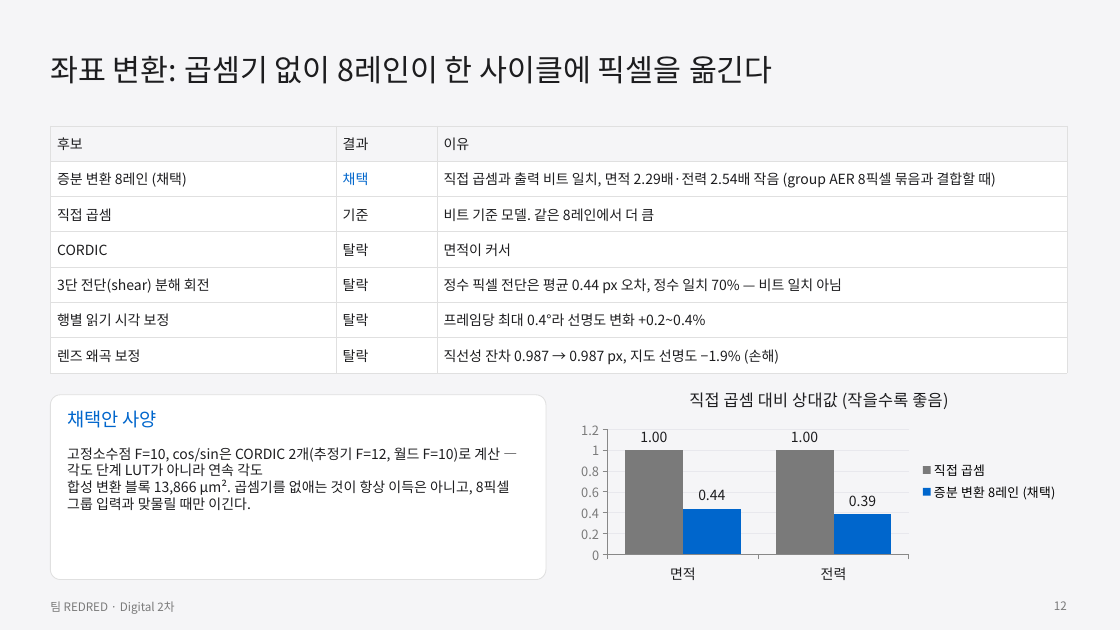
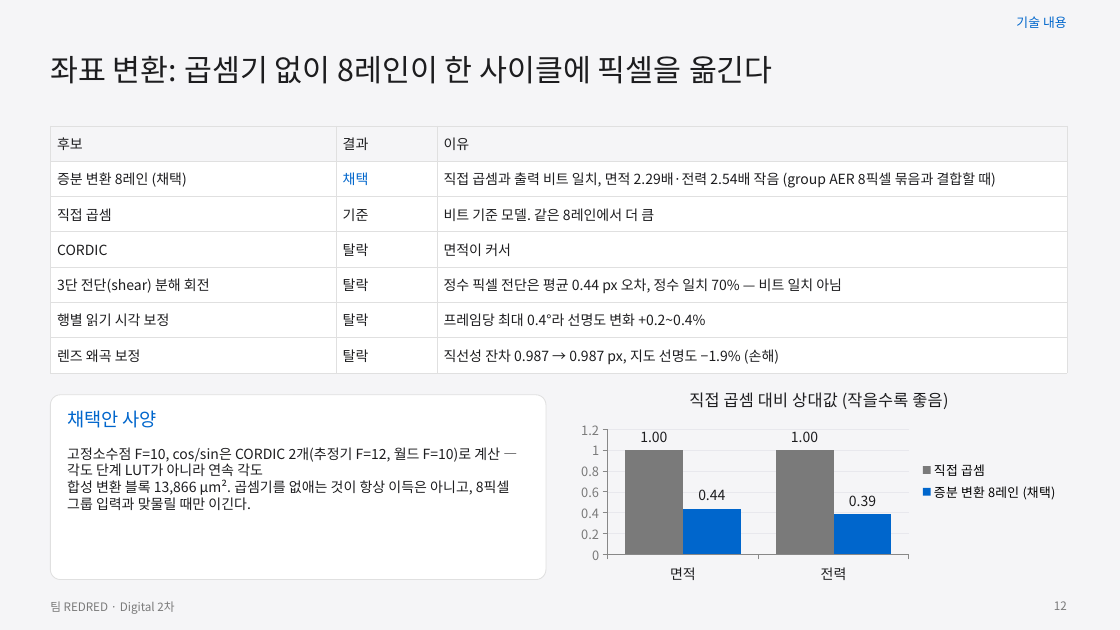
Before and after one commit to GangHeeJo/AI-SEMI, a slide deck: slide 12 of submission/REDRED_2차_발표자료_칩S.pptx. Drawn at 1120x630 pixels with LibreOffice and Linux fonts; fonts in the diff are those of the drawing. Boxes give left, top, right and bottom in pixels: in the first picture for what was removed or moved away, otherwise in the second. Text is boxed around its words. In the diff, an @@ line names an element or a change of style, - is before the commit and + after.

```diff
--- a/submission/REDRED_2차_발표자료_칩S.pptx
+++ b/submission/REDRED_2차_발표자료_칩S.pptx
@@ text added at [1016, 16, 1067, 28], 11 pt, text #0066CC @@
+기술 내용
```
Also in this commit, not shown: 17 other slides changed, 2 other files.
